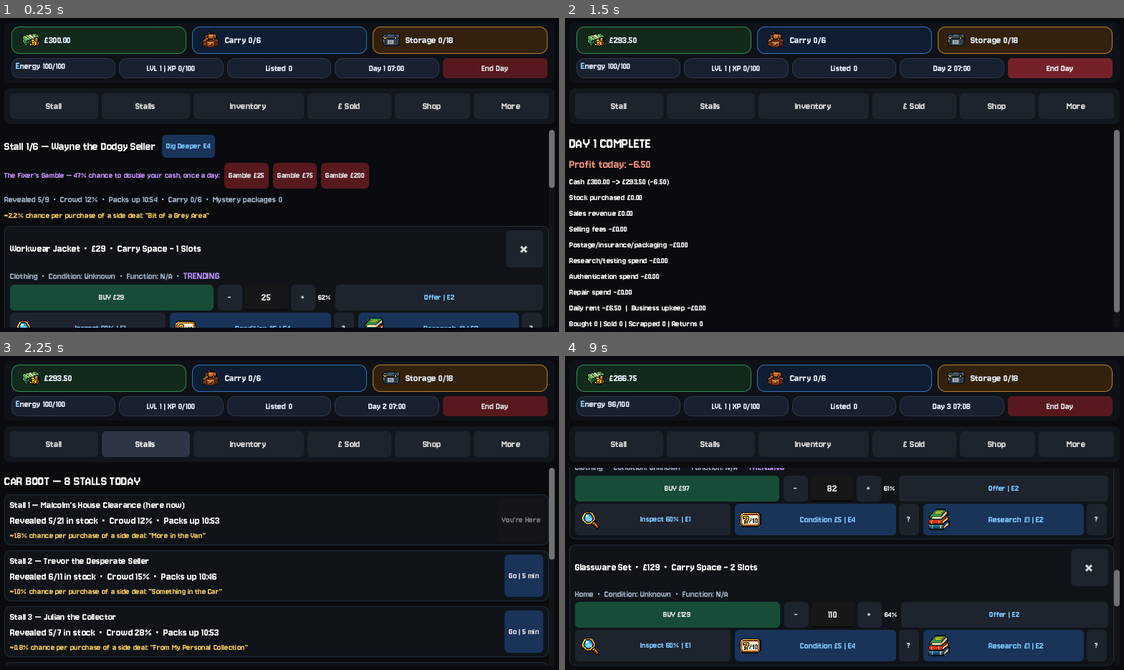
Above: before the commit, frames 1-4 (two rows, left to right).
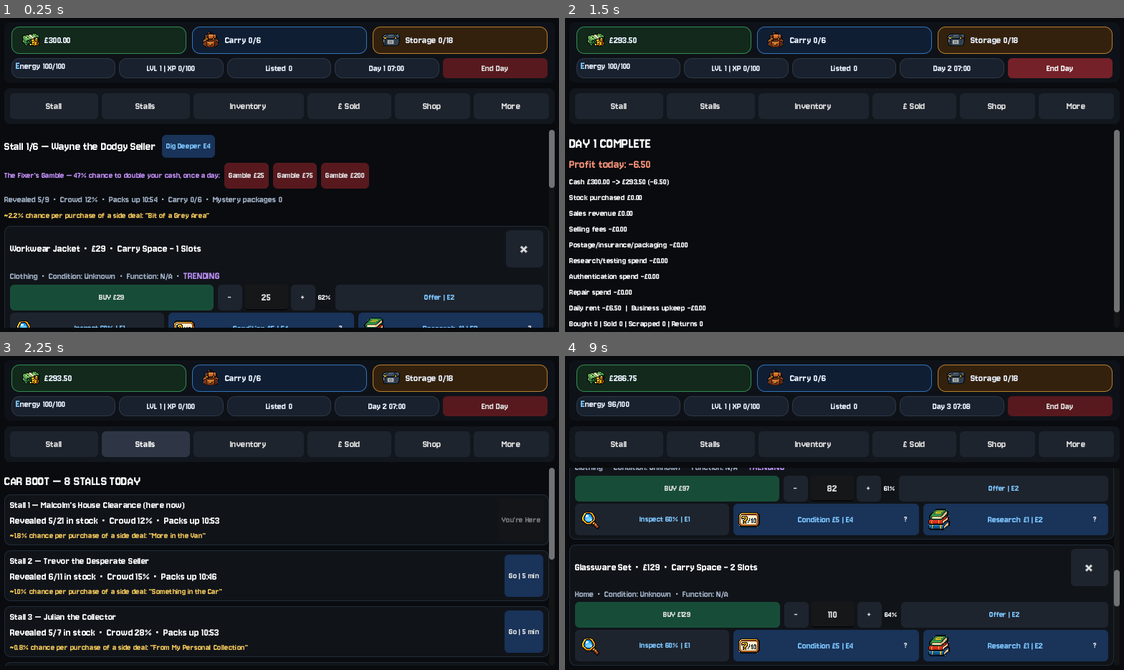
Above: after the commit, the same moments.

Repository: wmilburn1997-ai/car-boot-reseller
Game: Godot game, scene res://Main.tscn
The game is run twice, just before and just after one commit, with the same random seed, the same clock (stepped at 60 frames per second) and the same inputs.
Inputs:
- Up to frame 1 (0.25 s): no input
- Up to frame 2 (1.5 s): click "Stall" at 0.5 s; click "End Day" at 1.25 s
- Up to frame 3 (2.25 s): click "Stalls" at 2 s
- Up to frame 4 (9 s): click "Go | 5 min" at 2.75 s; click "Inventory" at 3.5 s; click "£ Sold" at 4.25 s; click "Shop" at 5 s; click "More" at 5.75 s; click "Trends" at 6.5 s; click "End Day" at 7.25 s; click "Stall" at 8 s; click "Dig Deeper E4" at 8.75 s

The runs differ from the first frame. In frame 1, 0.6% of the frame differs, in the area x 13-98%, y 93-99%; in frame 2, nothing differs; in frame 3, nothing differs; in frame 4, 2.7%, in the area x 13-98%, y 47-98%.

Commit message:
Merge pre-press help button visually with its action button

Diff:
--- a/main.gd
+++ b/main.gd
@@ -763,17 +763,38 @@
 	item["highlight_action"] = action_key
 	item["highlight_color"] = "gold" if after_max < before_max else "yellow"
 
+func flatten_button_corner(button, side):
+	for state in ["normal", "hover", "pressed"]:
+		var sb = button.get_theme_stylebox(state)
+		if sb != null and sb is StyleBoxFlat:
+			if side == "right":
+				sb.corner_radius_top_right = 0
+				sb.corner_radius_bottom_right = 0
+			elif side == "left":
+				sb.corner_radius_top_left = 0
+				sb.corner_radius_bottom_left = 0
+
 func wrap_button_with_help(button, help_text):
 	var row = HBoxContainer.new()
-	row.add_theme_constant_override("separation", 4)
+	row.add_theme_constant_override("separation", 0)
 	row.size_flags_horizontal = Control.SIZE_EXPAND_FILL
+	flatten_button_corner(button, "right")
 	row.add_child(button)
 	if help_text != "":
 		var help_btn = Button.new()
 		help_btn.text = "?"
-		style_button(help_btn, "nav")
-		help_btn.custom_minimum_size = Vector2(28, 28)
+		help_btn.custom_minimum_size = Vector2(36, 0)
+		help_btn.size_flags_vertical = Control.SIZE_FILL
 		help_btn.add_theme_font_size_override("font_size", 13)
+		for state in ["normal", "hover", "pressed"]:
+			var src = button.get_theme_stylebox(state)
+			if src != null and src is StyleBoxFlat:
+				var copy = src.duplicate()
+				copy.corner_radius_top_left = 0
+				copy.corner_radius_bottom_left = 0
+				copy.corner_radius_top_right = 6
+				copy.corner_radius_bottom_right = 6
+				help_btn.add_theme_stylebox_override(state, copy)
 		help_btn.pressed.connect(Callable(self, "queue_popup").bind(help_text, "info"))
 		row.add_child(help_btn)
 	return row
@@ -3493,6 +3514,9 @@
 	show_shop()
 
 var patch_notes = [
+	{"version": "Latest — 10/09/2026 05:00", "notes": [
+		"Pre-press ? buttons now visually merge with their action button (matching color, no gap, flattened inner corners) instead of looking like two separate boxes side by side — matches how the completed-box ? already looked",
+	]},
 	{"version": "Latest — 10/09/2026 04:45", "notes": [
 		"Found the real bug behind several issues at once: style_button() unconditionally resets button height to 36px and fo …(495 unchanged characters)…
 		"Fixed all 7 instances by reordering — style_button() now always runs first, custom sizing after",
Not shown, changed: docs/index.html
Not shown, changed: docs/index.pck
